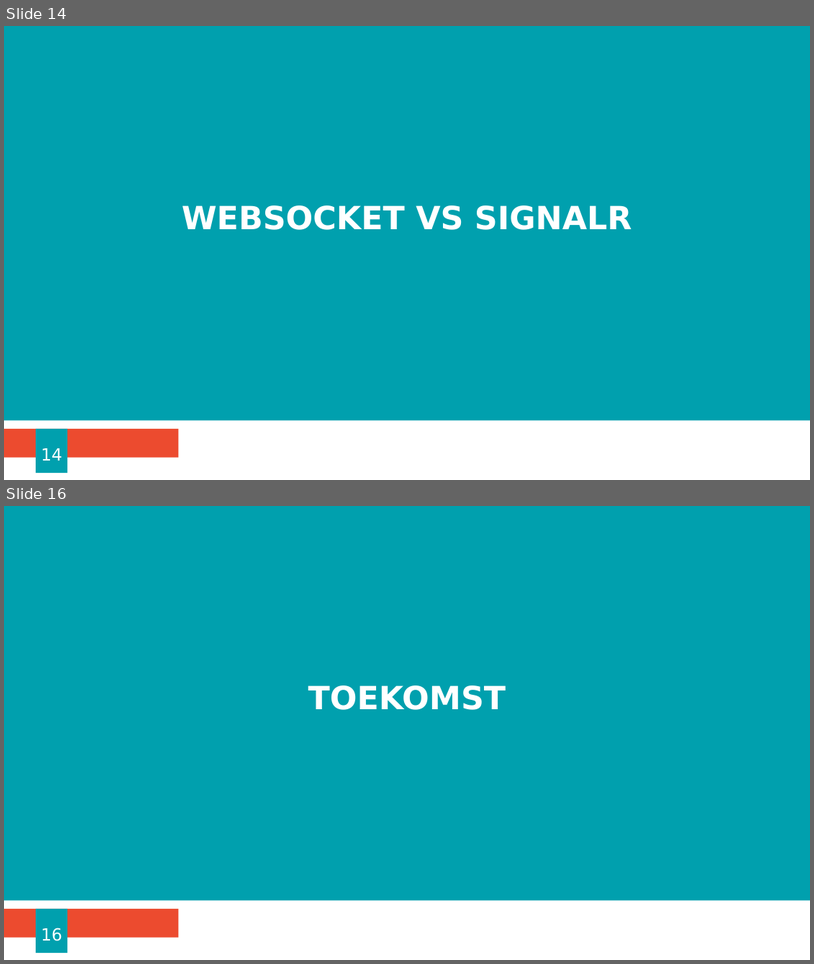
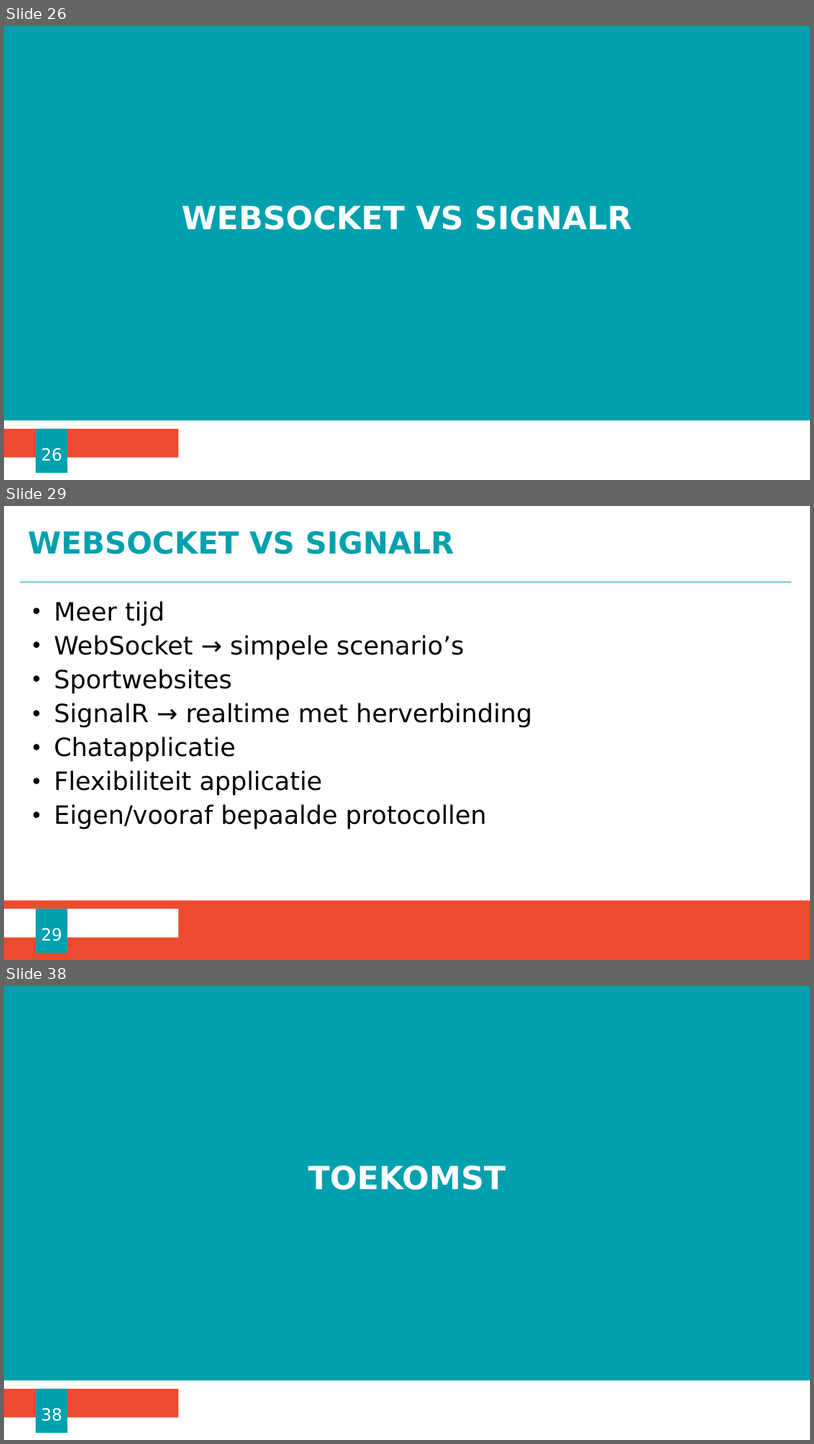
Before and after one commit to ChristopheM98/SignalR_Webapp, a slide deck: Presentatie SignalR.pptx. Shown one above the other, each under a label of ours: slides 14 and 16 before the commit, slides 26, 29 and 38 after it; the slides between them are not shown. The pictures are 814x964 and 814x1444 pixels, drawn with LibreOffice and Linux fonts; fonts in the diff are those of the drawing; background and template pictures are left out. Boxes give left, top, right and bottom in pixels: in the first picture for what was removed or moved away, otherwise in the second. Text is boxed around its words. In the diff, an @@ line names an element or a change of style, - is before the commit and + after.

```diff
--- a/Presentatie SignalR.pptx
+++ b/Presentatie SignalR.pptx
@@ slide 29 added at box(4, 506, 810, 960), background #FFFFFF @@
@@ title added at box(28, 531, 455, 554), 36 pt, text #00A0AE, bold @@
+WEBSOCKET VS SIGNALR
@@ line added from (20, 582) to (792, 582), #00A0AE 0.5 pt @@
@@ text added at box(54, 601, 532, 829), 30 pt, text #000000 @@
+• Meer tijd
+• WebSocket → simpele scenario’s
+• Sportwebsites
+• SignalR → realtime met herverbinding
+• Chatapplicatie
+• Flexibiliteit applicatie
+• Eigen/vooraf bepaalde protocollen
@@ rectangle added at box(4, 901, 810, 960), fill #EC4B2F @@
@@ rectangle added at box(4, 908, 179, 937), fill #FFFFFF @@
@@ page number added at box(36, 908, 67, 952), fill #00A0AE, 20 pt, text #FFFFFF @@
+29
@@ what was slide 14 is now slide 26 @@
@@ page number at box(41, 447, 62, 461): text changed @@
-14
+26
@@ what was slide 16 is now slide 38 @@
@@ page number at box(41, 1407, 62, 1421): text changed @@
-16
+38
```
Also in this commit, not shown: 7 slides changed, 25 other slides added, 4 slides removed, 8 other files.
